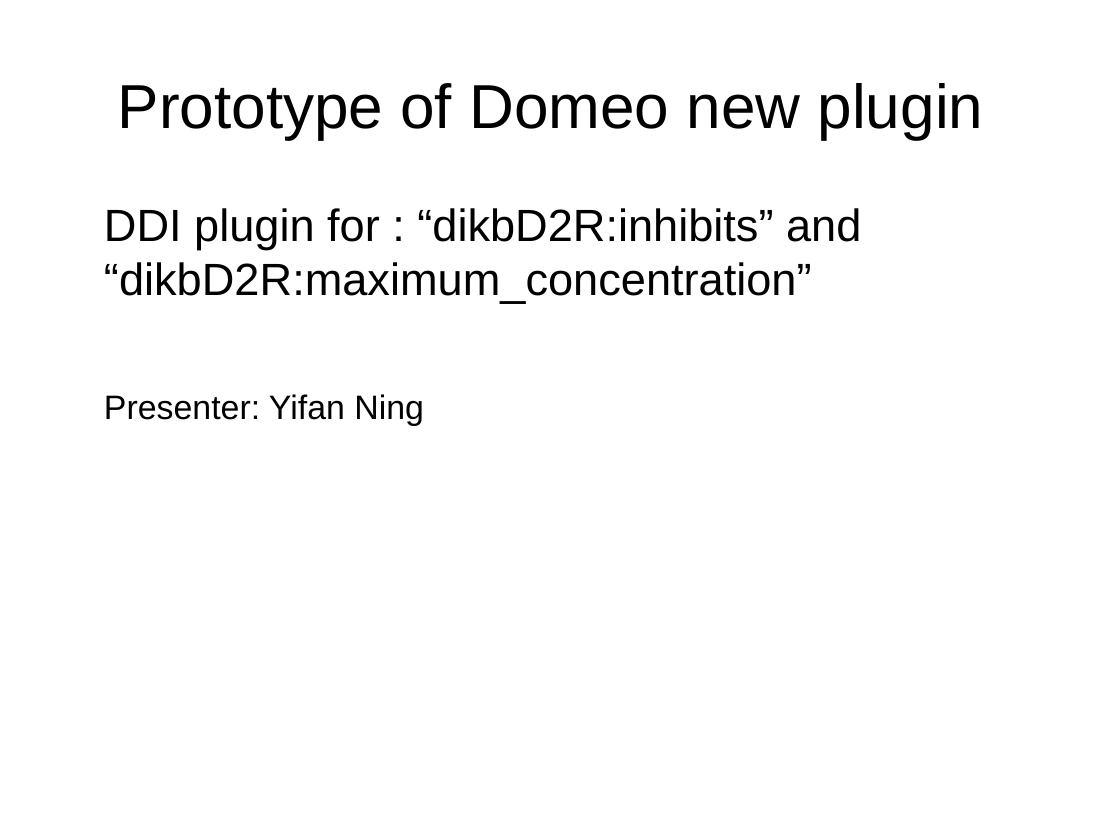
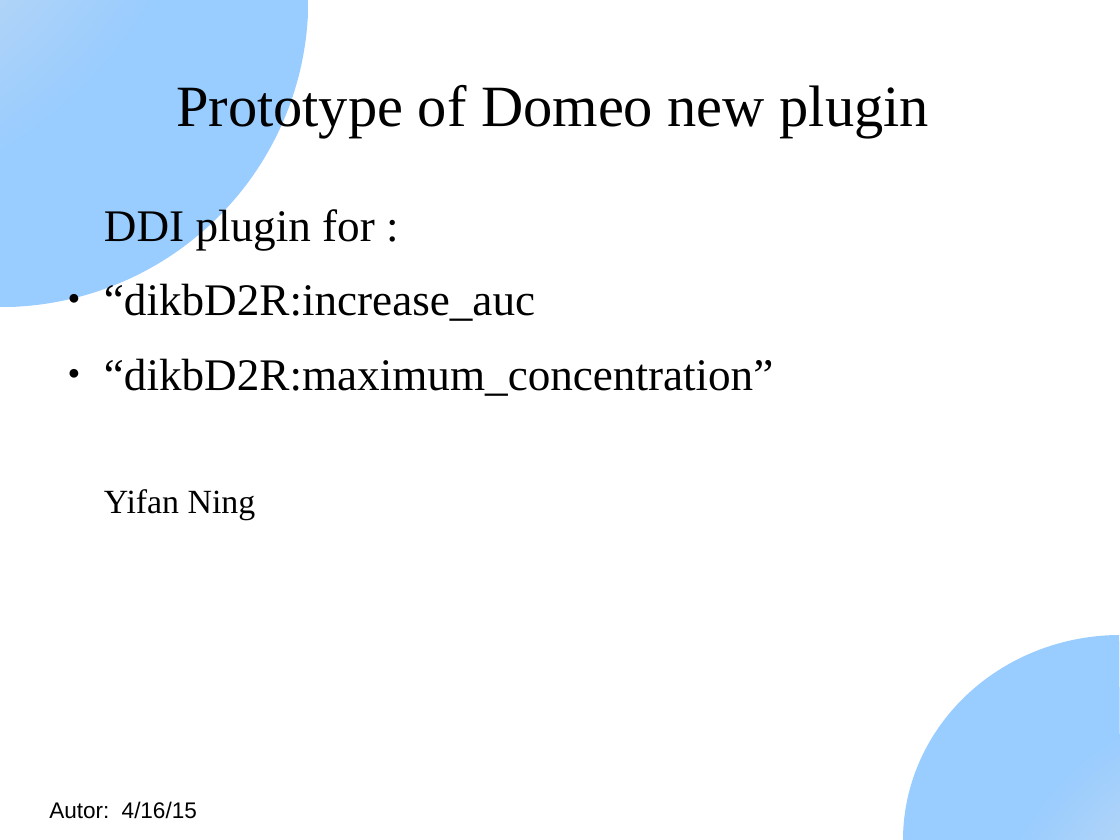
Before and after one commit to domeo/DomeoClient, a slide deck: slide 1 of Design/domeo-plugin-ddi-design.odp. Drawn at 1120x840 pixels with LibreOffice and Linux fonts; fonts in the diff are those of the drawing. Boxes give left, top, right and bottom in pixels: in the first picture for what was removed or moved away, otherwise in the second. Text is boxed around its words. In the diff, an @@ line names an element or a change of style, - is before the commit and + after.

Commit message:
add mockup for pk ddi plugin

```diff
--- a/Design/domeo-plugin-ddi-design.odp
+++ b/Design/domeo-plugin-ddi-design.odp
@@ pie slice (boxed as its full ellipse) added at [0, 0, 308, 308], fill gradient #E6E6E6 to #99CCFF @@
@@ title "Prototype of Domeo new plugin" at [176, 81, 929, 138]: size 44 to 41.4 pt, font Arial to Times New Roman @@
@@ text at [104, 206, 773, 521]: text changed; font Arial to Times New Roman @@
-DDI plugin for : “dikbD2R:inhibits” and “dikbD2R:maximum_concentration”
-Presenter: Yifan Ning
+DDI plugin for :
+● “dikbD2R:increase_auc
+● “dikbD2R:maximum_concentration”
+Yifan Ning
@@ pie slice (boxed as its full ellipse) added at [904, 635, 1120, 840], fill gradient #E6E6E6 to #99CCFF @@
@@ text added at [49, 801, 197, 819], 16 pt, text #000000 @@
+Autor: 4/16/15
```
Also in this commit, not shown: 1 other slide changed, 1 slide added, 1 slide removed.
